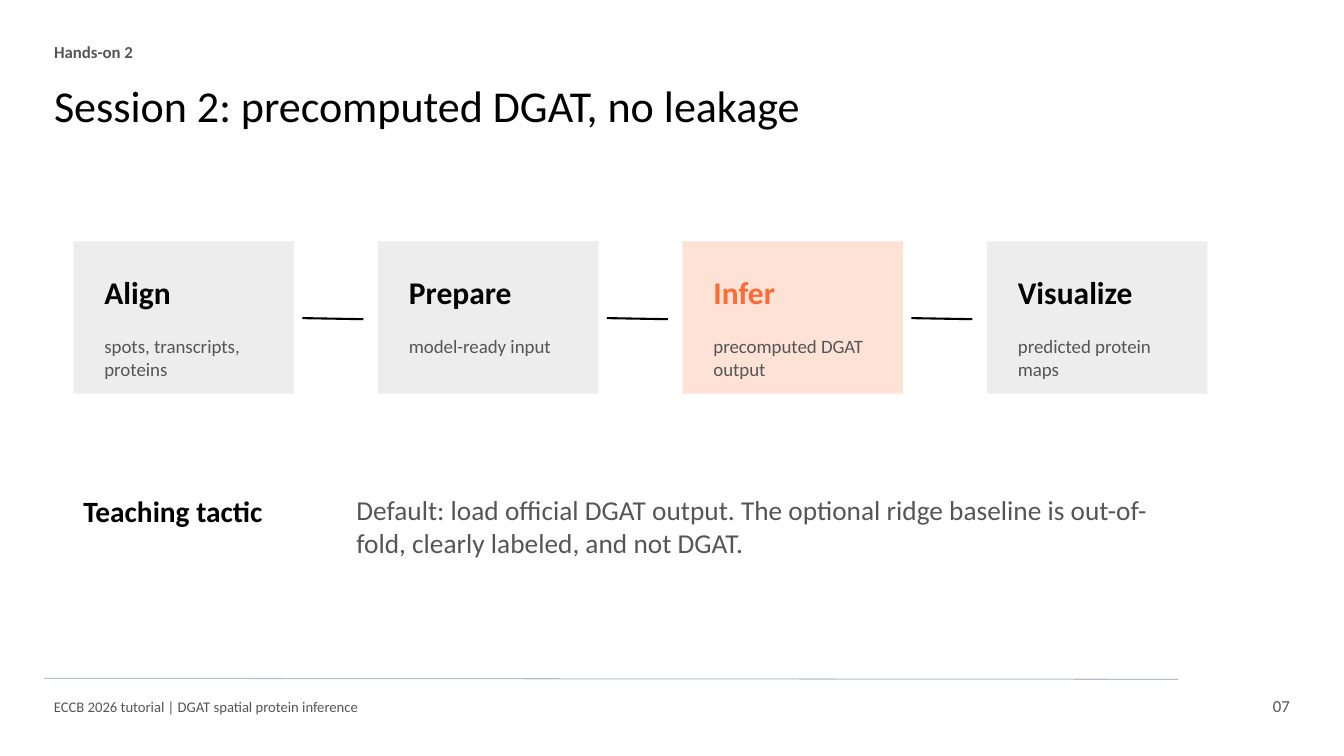
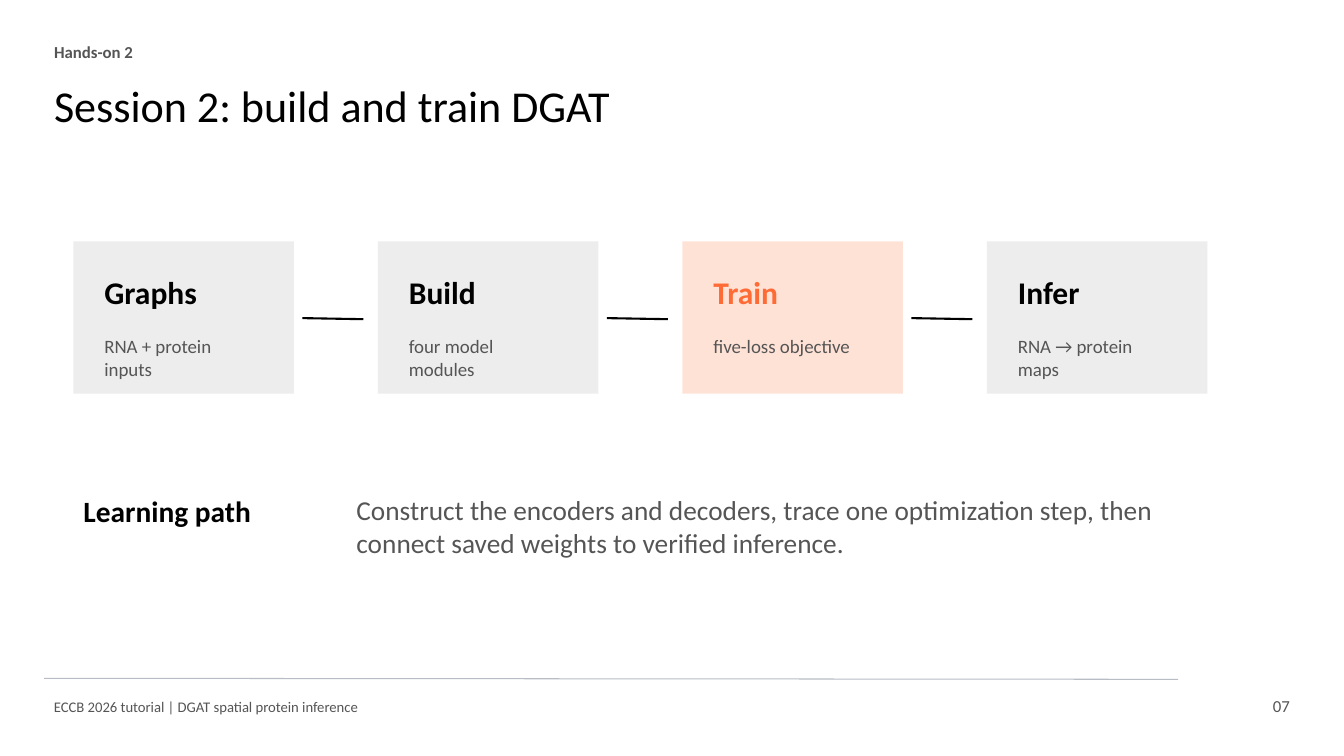
Before and after one commit to osmanbeyoglulab/ECCB-2026-Tutorial, a slide deck: slide 7 of overview/eccb_2026_dgat_tutorial_slides.pptx. Drawn at 1344x756 pixels with LibreOffice and Linux fonts; fonts in the diff are those of the drawing. Boxes give left, top, right and bottom in pixels: in the first picture for what was removed or moved away, otherwise in the second. Text is boxed around its words. In the diff, an @@ line names an element or a change of style, - is before the commit and + after.

```diff
--- a/overview/eccb_2026_dgat_tutorial_slides.pptx
+++ b/overview/eccb_2026_dgat_tutorial_slides.pptx
@@ text at (x1=54, y1=91, x2=609, y2=123): text changed @@
-Session 2: precomputed DGAT, no leakage
+Session 2: build and train DGAT
@@ text "Infer" moved from (x1=713, y1=282, x2=775, y2=304) to (x1=1018, y1=282, x2=1080, y2=305) @@
@@ text "Infer" at (x1=1018, y1=282, x2=1080, y2=305): text colour #FF6B35 to #000000 @@
@@ text at (x1=104, y1=282, x2=197, y2=309): text changed @@
-Align
+Graphs
@@ text at (x1=409, y1=282, x2=476, y2=305): text changed @@
-Prepare
+Build
@@ text added at (x1=713, y1=282, x2=778, y2=304), 22.5 pt, text #FF6B35, bold @@
+Train
@@ text removed at (x1=1018, y1=282, x2=1133, y2=305) @@
-Visualize
@@ text at (x1=104, y1=340, x2=211, y2=379): text changed @@
-spots, transcripts, proteins
+RNA + protein inputs
@@ text at (x1=409, y1=340, x2=494, y2=376): text changed @@
-model-ready input
+four model modules
@@ text at (x1=713, y1=340, x2=850, y2=356): text changed @@
-precomputed DGAT output
+five-loss objective
@@ text at (x1=1018, y1=340, x2=1133, y2=379): text changed @@
-predicted protein maps
+RNA → protein maps
@@ text at (x1=83, y1=501, x2=251, y2=527): text changed @@
-Teaching tactic
+Learning path
@@ text at (x1=356, y1=501, x2=1151, y2=558): text changed @@
-Default: load official DGAT output. The optional ridge baseline is out-of-fold, clearly labeled, and not DGAT.
+Construct the encoders and decoders, trace one optimization step, then connect saved weights to verified inference.
```
Also in this commit, not shown: 5 other slides changed, 29 other files.
